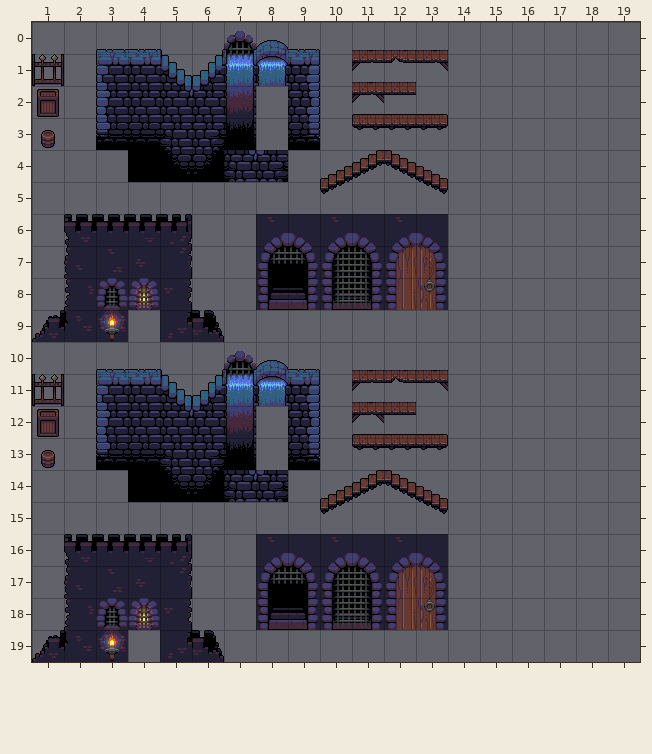
Tiled map -- src/maps/test-map.tmx. Above, as it was before the edit.
Cells are 32x32 px. Shown: x 1..19, y 0..19.
New version:
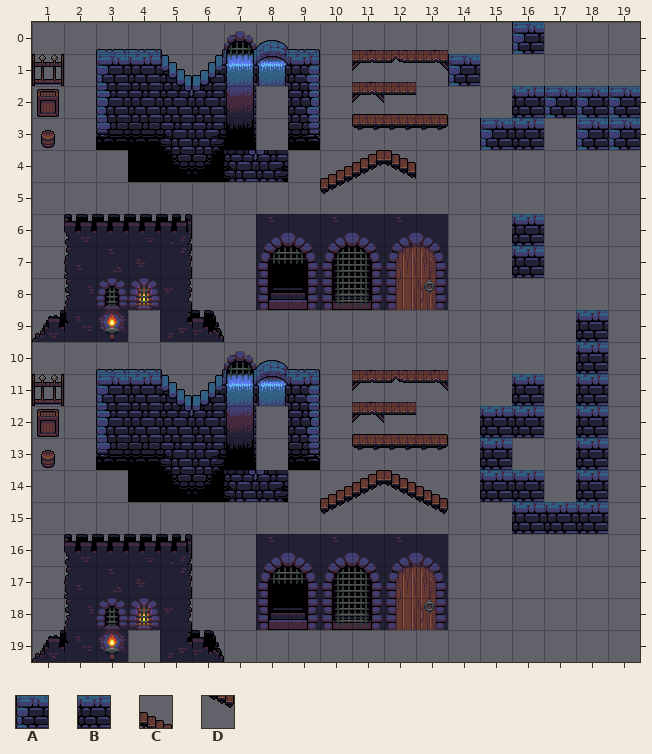
Key: from "test-tileset": A 18, B 19, C 73, D 88.
_ is an empty cell.
The exact change:
Layer "Tile Layer 1":
y 0: x 16 _ -> A
y 1: x 14 _ -> A
y 2: x 16..19 ____ -> BAAA
y 3: x 15..16 __ -> AB; x 18..19 __ -> AA
y 4: x 13 C -> _
y 5: x 13 D -> _
y 6..7: x 16 _ -> B
y 9..10: x 18 _ -> B
y 11: x 16 _ -> B; x 18 _ -> B
y 12: x 15..16 __ -> BB; x 18 _ -> B
y 13: x 15 _ -> B; x 18 _ -> B
y 14: x 15..16 __ -> BB; x 18 _ -> B
y 15: x 16..18 ___ -> BBB
Boxes around the changes in both pictures, in picture pixels (x1, y1, x2, y2):
added: (512, 22, 544, 54)
added: (448, 54, 480, 86)
added: (480, 86, 640, 150)
removed: (416, 166, 448, 194)
added: (512, 214, 544, 278)
added: (480, 310, 608, 534)
